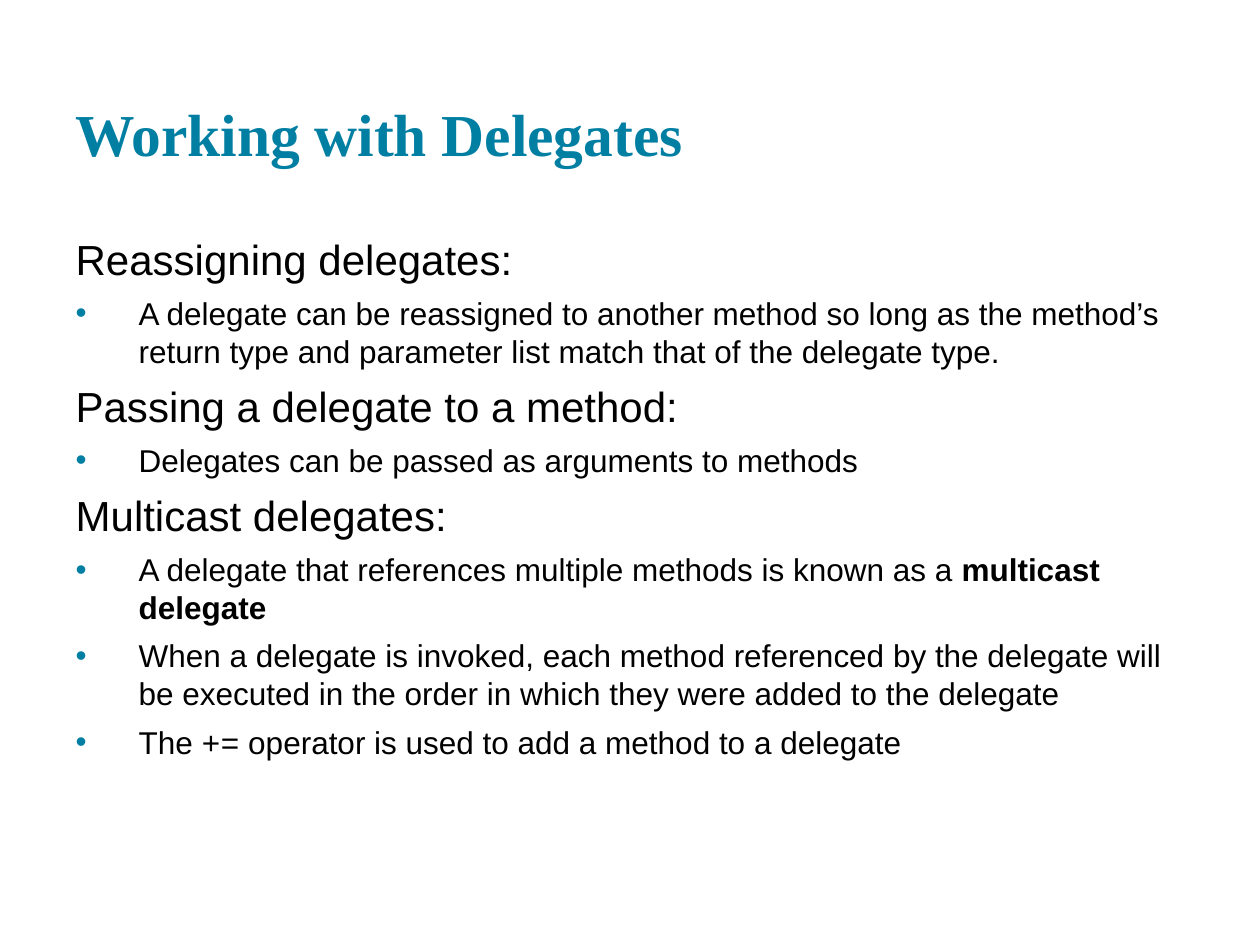
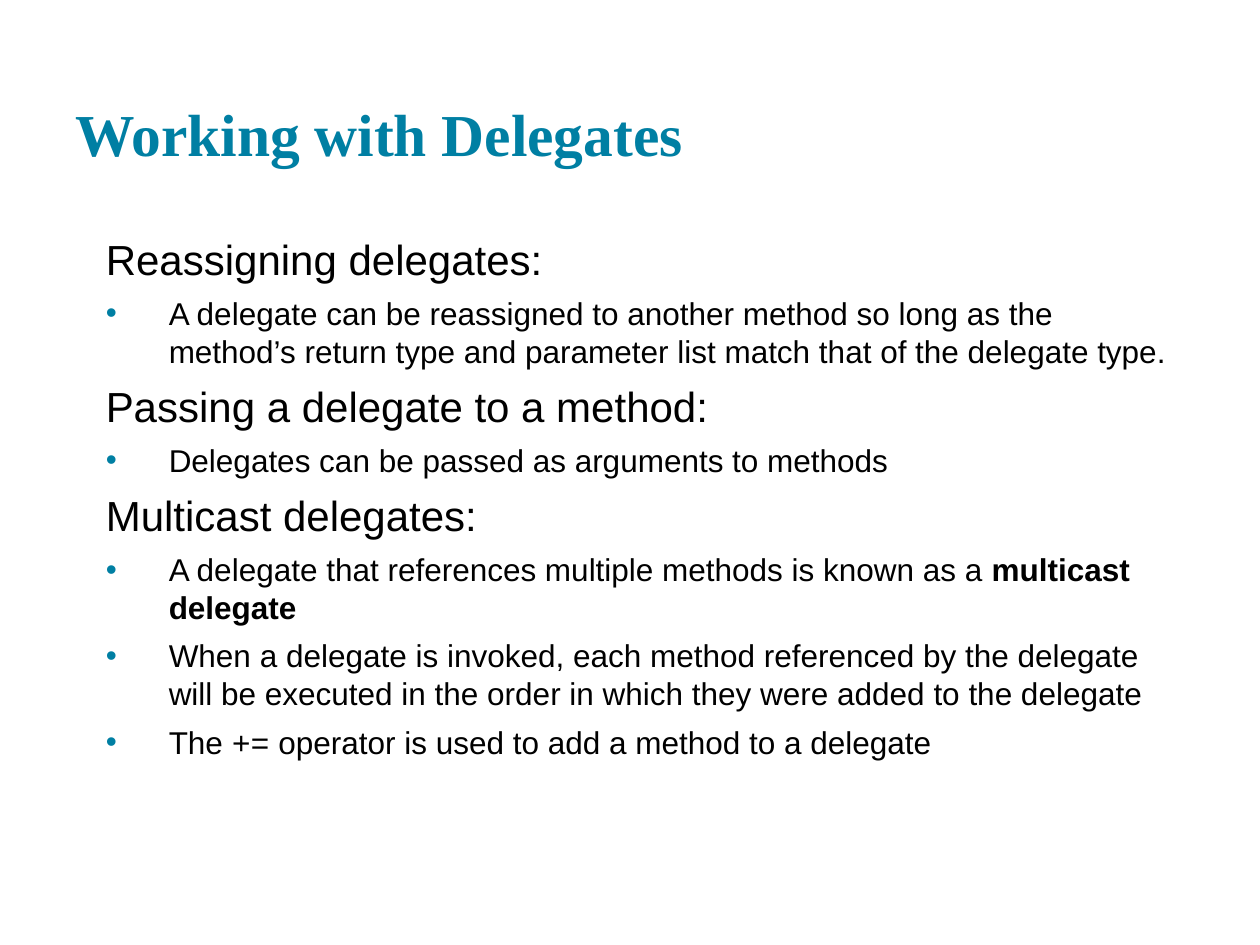
Before and after one commit to mgasoit/csharp_training, a slide deck: slide 6 of ppt/14. C# - Delegates, Anonymous Methods, and Lambda Expressions.pptx (slide 5 before the commit). Drawn at 1260x945 pixels with LibreOffice and Linux fonts; fonts in the diff are those of the drawing. Boxes give left, top, right and bottom in pixels: in the first picture for what was removed or moved away, otherwise in the second. Text is boxed around its words. In the diff, an @@ line names an element or a change of style, - is before the commit and + after.

```diff
--- a/ppt/14. C# - Delegates, Anonymous Methods, and Lambda Expressions.pptx
+++ b/ppt/14. C# - Delegates, Anonymous Methods, and Lambda Expressions.pptx
@@ text "Reassigning delegates:" rewrapped from [76, 244, 1161, 760] to [106, 244, 1165, 760] @@
```
Also in this commit, not shown: 2 other slides changed, 3 slides added.
